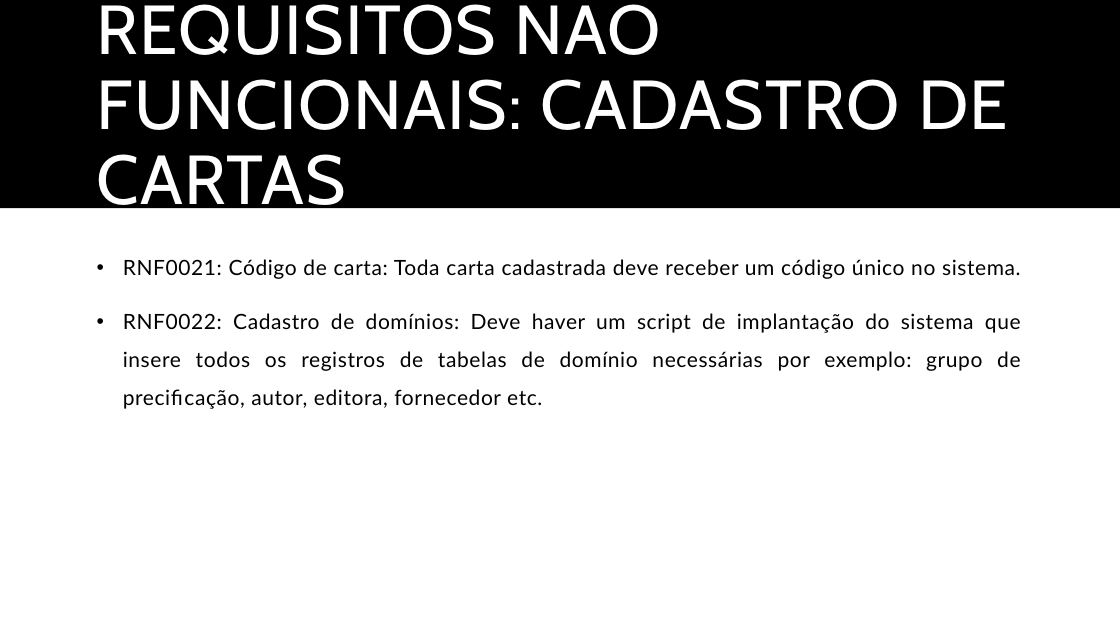
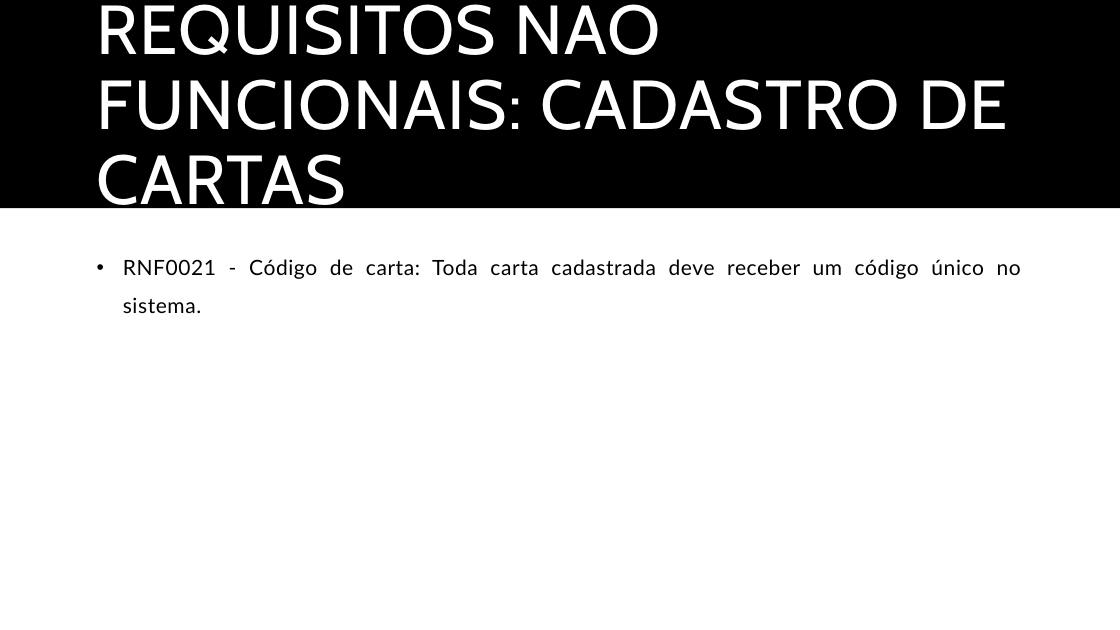
Before and after one commit to BrenoXDMoon/ProjetoLes, a slide deck: slide 14 of Documentos/Trabalho de Lab.pptx (slide 13 before the commit). Drawn at 1120x630 pixels with LibreOffice and Linux fonts; fonts in the diff are those of the drawing. Boxes give left, top, right and bottom in pixels: in the first picture for what was removed or moved away, otherwise in the second. Text is boxed around its words. In the diff, an @@ line names an element or a change of style, - is before the commit and + after.

Commit message:
Apresentação com Requisitos atualizados

```diff
--- a/Documentos/Trabalho de Lab.pptx
+++ b/Documentos/Trabalho de Lab.pptx
@@ text at (123, 259, 1021, 313): text changed @@
-• RNF0021: Código de carta: Toda carta cadastrada deve receber um código único no sistema.
-• RNF0022: Cadastro de domínios: Deve haver um script de implantação do sistema que insere todos os registros de tabelas de domínio necessárias por exemplo: grupo de precificação, autor, editora, fornecedor etc.
+• RNF0021 - Código de carta: Toda carta cadastrada deve receber um código único no sistema.
```
Also in this commit, not shown: 12 other slides changed, 7 slides added, 1 slide removed, 23 other files.
